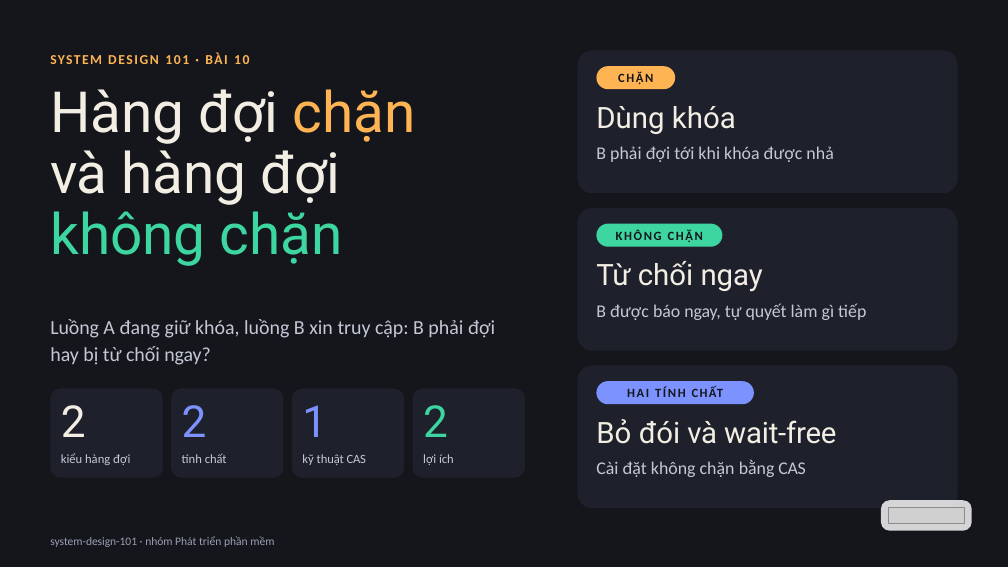
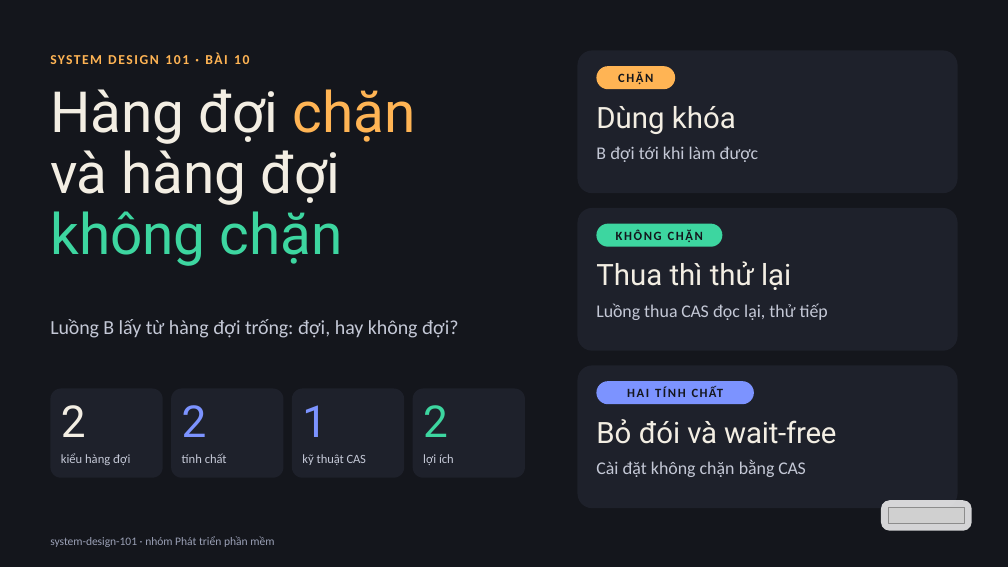
Before and after one commit to vohoailinh90/tool-marketing-studio, a slide deck: slide 1 of system-design-101/vi/lessons/sd-10-010/slides/sd-10-010.pptx. Drawn at 1008x567 pixels with LibreOffice and Linux fonts; fonts in the diff are those of the drawing; grey boxes stand for pictures. Boxes give left, top, right and bottom in pixels: in the first picture for what was removed or moved away, otherwise in the second. Text is boxed around its words. In the diff, an @@ line names an element or a change of style, - is before the commit and + after.

```diff
--- a/system-design-101/vi/lessons/sd-10-010/slides/sd-10-010.pptx
+++ b/system-design-101/vi/lessons/sd-10-010/slides/sd-10-010.pptx
@@ text at (596, 146, 759, 162): text changed @@
-B phải đợi tới khi khóa được nhả
+B đợi tới khi làm được
@@ text at (596, 261, 791, 290): text changed @@
-Từ chối ngay
+Thua thì thử lại
@@ text at (50, 319, 458, 338): text changed @@
-Luồng A đang giữ khóa, luồng B xin truy cập: B phải đợi hay bị từ chối ngay?
+Luồng B lấy từ hàng đợi trống: đợi, hay không đợi?
@@ text at (596, 303, 828, 320): text changed @@
-B được báo ngay, tự quyết làm gì tiếp
+Luồng thua CAS đọc lại, thử tiếp
```
Also in this commit, not shown: 9 other slides changed.
